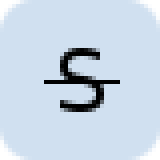
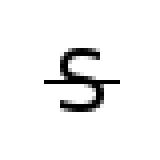
Revision of a layered w=160, h=160 image; what changed, layer by layer:
removed layer "Background" over (0, 0, 160, 160)
